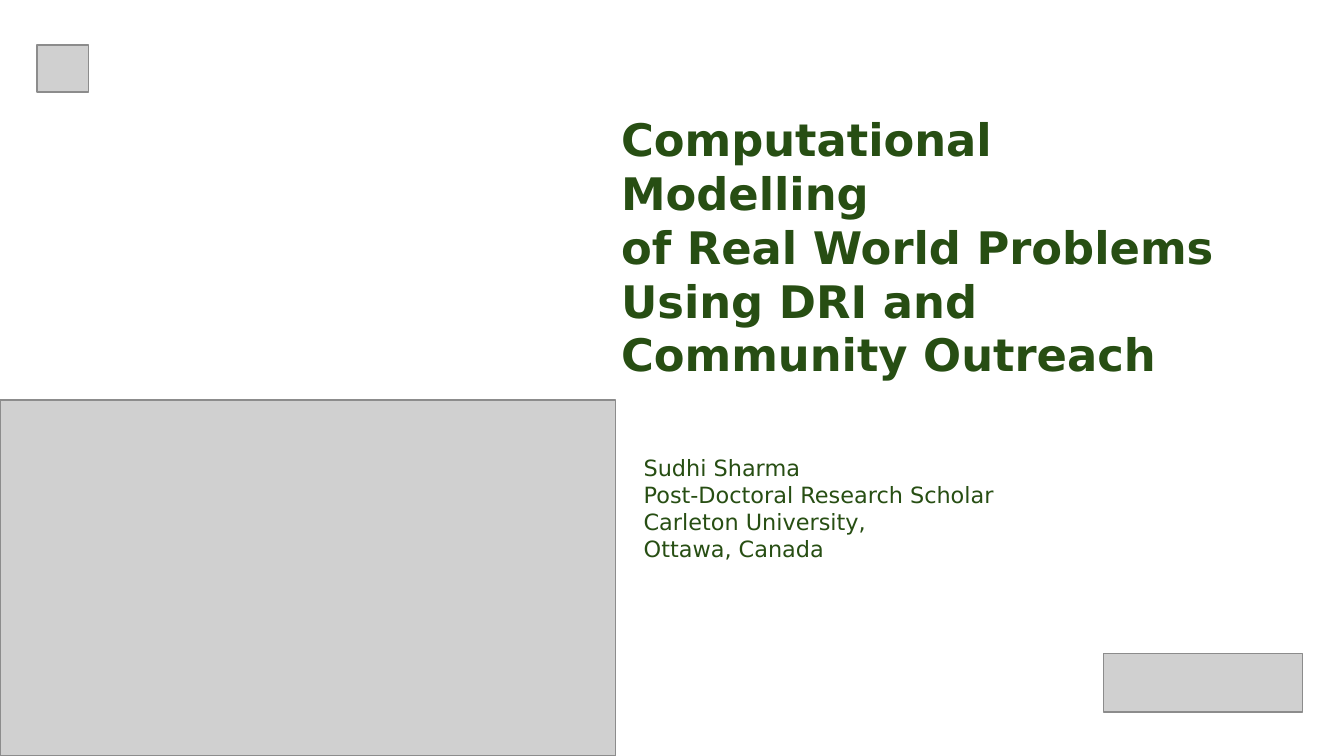
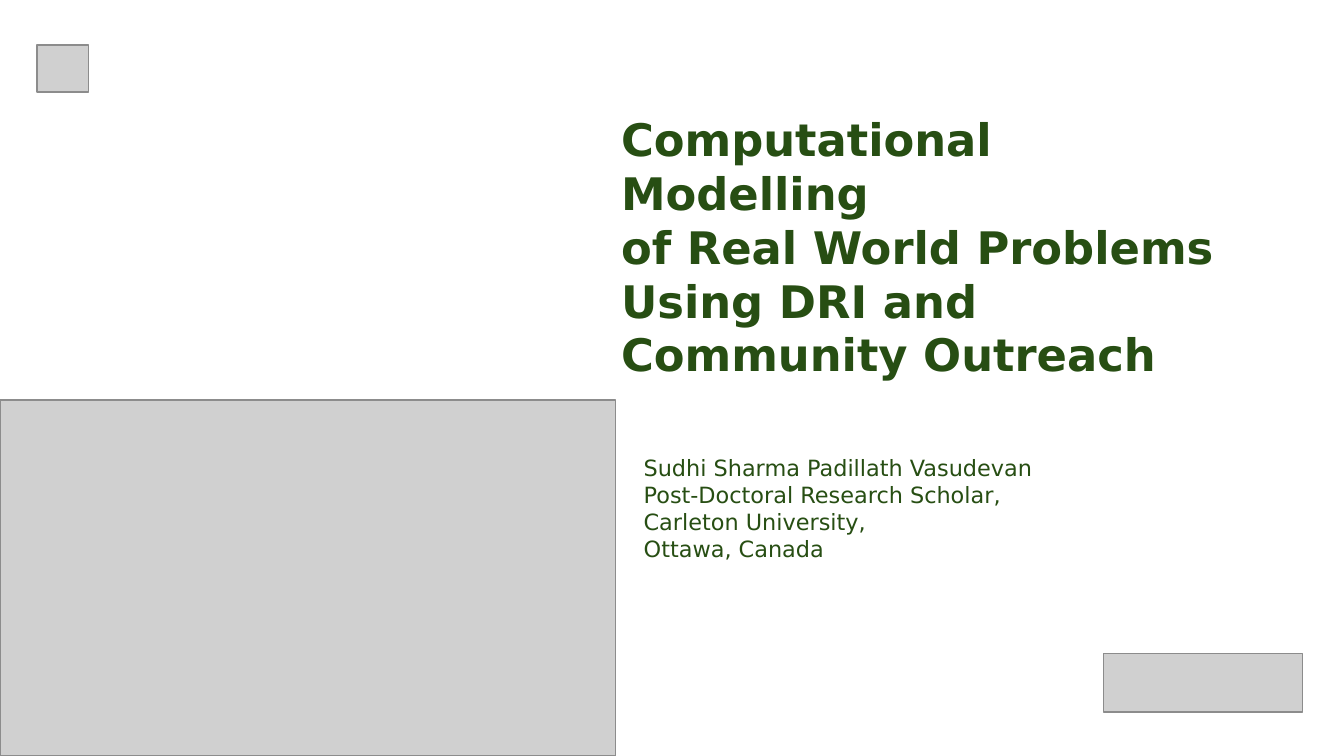
Before and after one commit to sudhipv/EDIA-Champion2024, a slide deck: slide 1 of OLS-graduation/Sudhi_OLS.pptx. Drawn at 1344x756 pixels with LibreOffice and Linux fonts; fonts in the diff are those of the drawing; grey boxes stand for pictures; background and template pictures are left out. Boxes give left, top, right and bottom in pixels: in the first picture for what was removed or moved away, otherwise in the second. Text is boxed around its words. In the diff, an @@ line names an element or a change of style, - is before the commit and + after.

```diff
--- a/OLS-graduation/Sudhi_OLS.pptx
+++ b/OLS-graduation/Sudhi_OLS.pptx
@@ text at [644, 459, 1032, 506]: text changed @@
-Sudhi Sharma
-Post-Doctoral Research Scholar
+Sudhi Sharma Padillath Vasudevan
+Post-Doctoral Research Scholar,
```
Also in this commit, not shown: 1 other slide changed, 1 other file.
